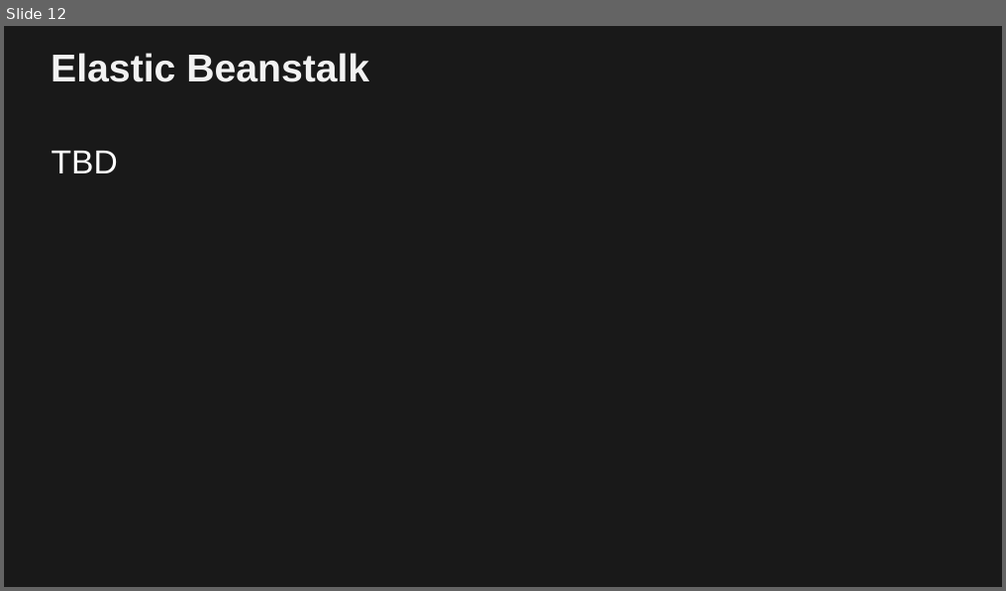
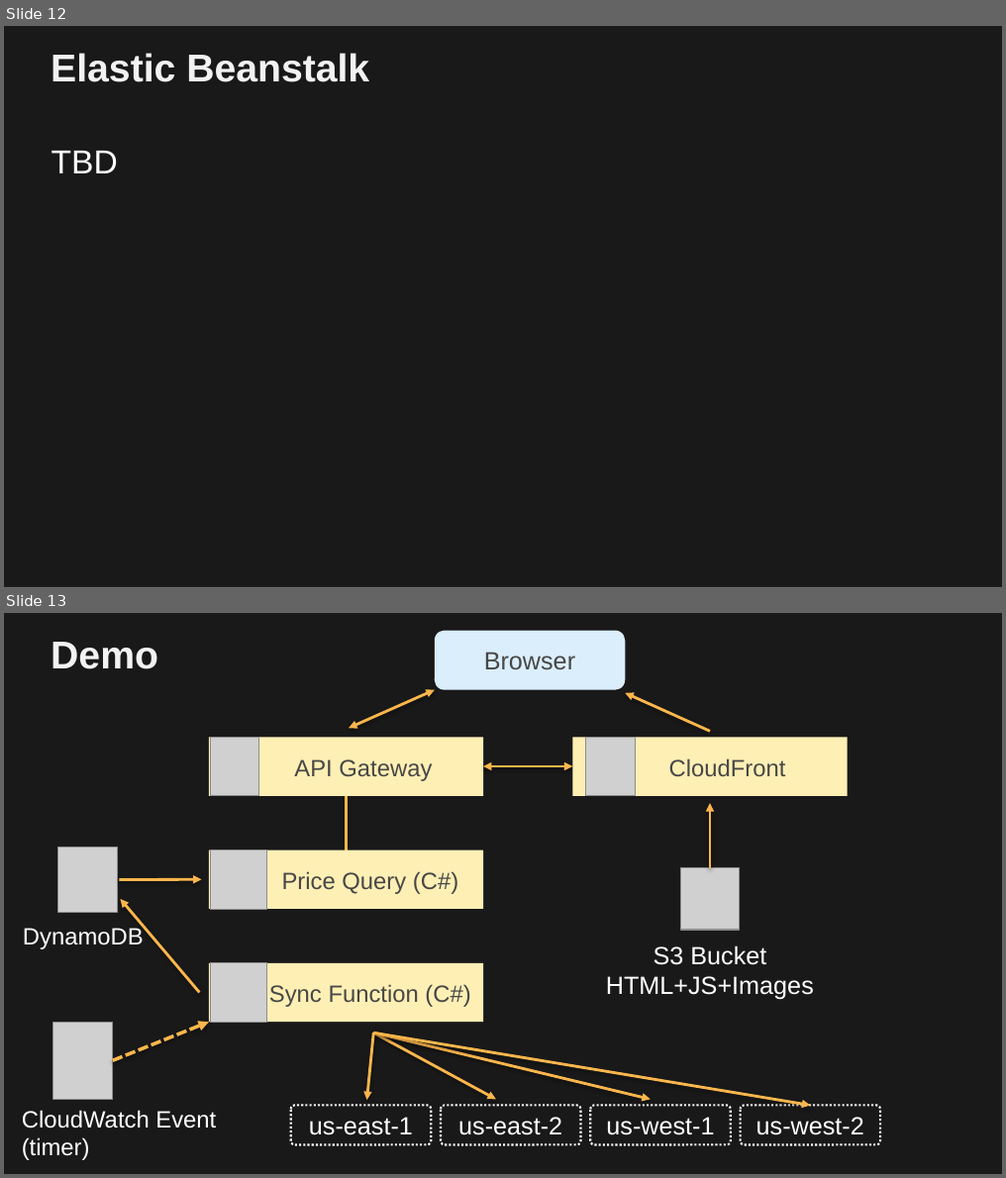
Before and after one commit to paulfryer/dotnetonaws, a slide deck: Presentation/PADNUG-July-2017.pptx. Shown one above the other, each under a label of ours: slide 12 before the commit, slides 12 and 13 after it. The pictures are 1006x591 and 1006x1178 pixels, drawn with LibreOffice and Linux fonts; fonts in the diff are those of the drawing; grey boxes stand for pictures; background and template pictures are left out. Boxes give left, top, right and bottom in pixels: in the first picture for what was removed or moved away, otherwise in the second. Text is boxed around its words. In the diff, an @@ line names an element or a change of style, - is before the commit and + after.

```diff
--- a/Presentation/PADNUG-July-2017.pptx
+++ b/Presentation/PADNUG-July-2017.pptx
@@ slide 13 added at box(4, 613, 1002, 1174), background #191919 @@
@@ title added at box(51, 642, 158, 669), 28 pt, text #F2F2F2, bold @@
+Demo
@@ rounded rectangle added at box(434, 630, 625, 690), fill #DBEEFC, 18 pt, text #474746 @@
+Browser
@@ double arrow added from (349, 728) to (434, 690), #FCB64C 2 pt @@
@@ arrow added from (710, 731) to (625, 693), #FCB64C 2 pt @@
@@ rectangle added at box(209, 737, 483, 795), fill #FEEFB5, 17 pt, text #474746 @@
+API Gateway
@@ picture added at box(210, 737, 258, 795) @@
@@ rectangle added at box(573, 737, 847, 795), fill #FEEFB5, 17 pt, text #474746 @@
+CloudFront
@@ picture added at box(586, 737, 635, 795) @@
@@ double arrow added from (483, 766) to (573, 766), #FCB64C 2 pt @@
@@ line added from (347, 795) to (347, 851), #FCB64C 2 pt @@
@@ arrow added from (710, 868) to (710, 804), #FCB64C 2 pt @@
@@ picture added at box(57, 848, 117, 913) @@
@@ arrow added from (119, 879) to (202, 879), #FCB64C 2 pt @@
@@ rectangle added at box(209, 851, 483, 909), fill #FEEFB5, 17 pt, text #474746 @@
+Price Query (C#)
@@ picture added at box(210, 851, 266, 909) @@
@@ picture added at box(680, 868, 740, 931) @@
@@ arrow added from (200, 992) to (120, 899), #FCB64C 2 pt @@
@@ text added at box(23, 926, 144, 950), 17 pt, text #FFFFFF @@
+DynamoDB
@@ rectangle added at box(209, 963, 483, 1022), fill #FEEFB5, 17 pt, text #474746 @@
+Sync Function (C#)
@@ picture added at box(210, 963, 266, 1022) @@
@@ text added at box(606, 946, 814, 1000), 18 pt, text #FFFFFF @@
+S3 Bucket
+HTML+JS+Images
@@ picture added at box(53, 1022, 112, 1100) @@
@@ arrow added from (113, 1061) to (209, 1022), #FCB64C 2.5 pt dashed @@
@@ arrow added from (373, 1033) to (367, 1100), #FCB64C 2 pt @@
@@ arrow added from (373, 1033) to (496, 1100), #FCB64C 2 pt @@
@@ arrow added from (373, 1033) to (810, 1106), #FCB64C 2 pt @@
@@ arrow added from (374, 1033) to (650, 1100), #FCB64C 2 pt @@
@@ text added at box(22, 1110, 216, 1160), 17 pt, text #FFFFFF @@
+CloudWatch Event
+(timer)
@@ rounded rectangle added at box(290, 1106, 430, 1146), outline #FFFFFF 1.5 pt dashed, 18 pt, text #FFFFFF @@
+us-east-1
@@ rounded rectangle added at box(442, 1106, 581, 1146), outline #FFFFFF 1.5 pt dashed, 18 pt, text #FFFFFF @@
+us-east-2
@@ rounded rectangle added at box(591, 1106, 731, 1146), outline #FFFFFF 1.5 pt dashed, 18 pt, text #FFFFFF @@
+us-west-1
@@ rounded rectangle added at box(741, 1106, 880, 1146), outline #FFFFFF 1.5 pt dashed, 18 pt, text #FFFFFF @@
+us-west-2
```
Also in this commit, not shown: 2 slides changed, 2 other slides added, 5 slides removed.
